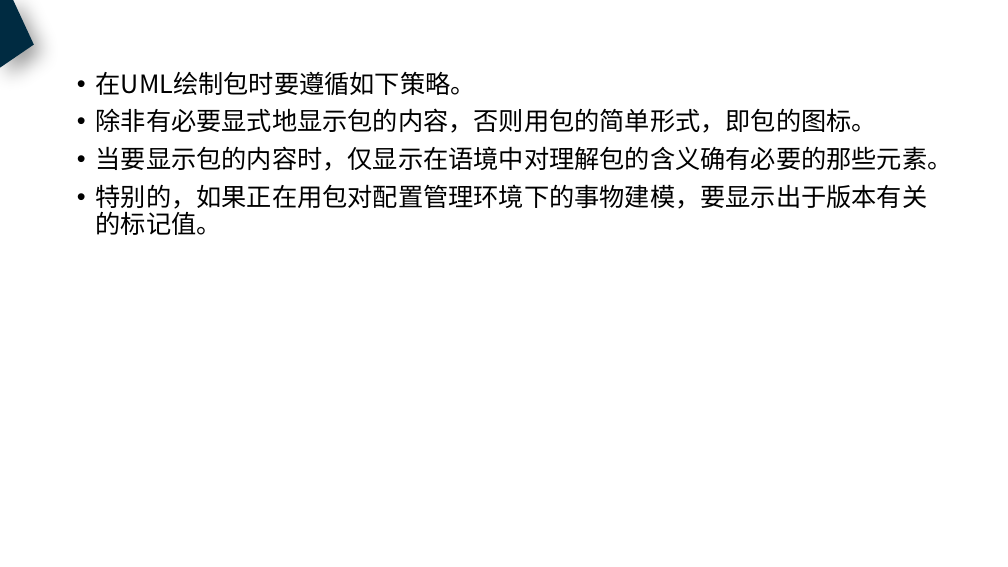
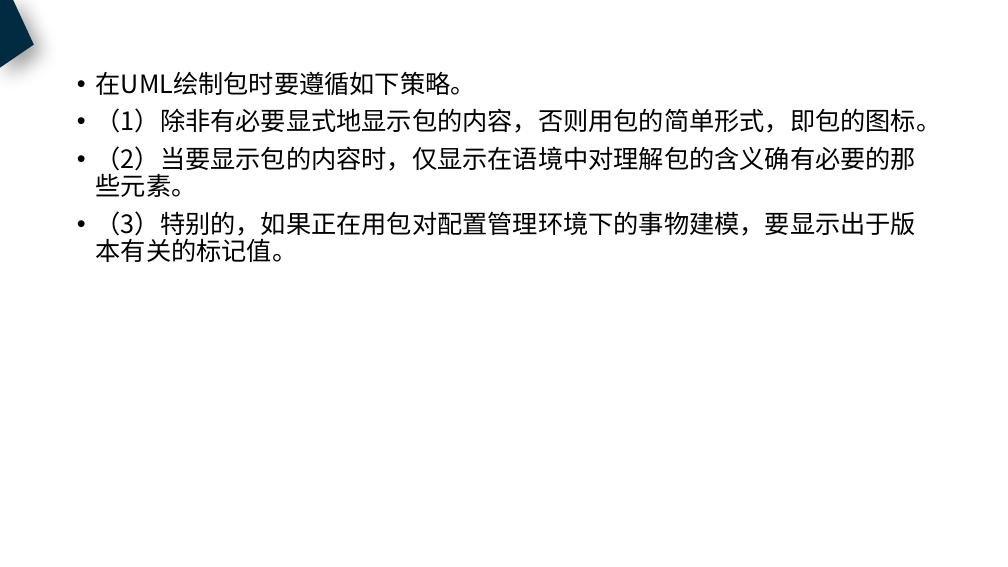
Before and after one commit to PRD2018-G18/PRD2018, a slide deck: slide 44 of 非受控文档/过程文档/UML基础3/UML基础3.pptx. Drawn at 1008x567 pixels with LibreOffice and Linux fonts; fonts in the diff are those of the drawing. Boxes give left, top, right and bottom in pixels: in the first picture for what was removed or moved away, otherwise in the second. Text is boxed around its words. In the diff, an @@ line names an element or a change of style, - is before the commit and + after.

```diff
--- a/非受控文档/过程文档/UML基础3/UML基础3.pptx
+++ b/非受控文档/过程文档/UML基础3/UML基础3.pptx
@@ text at [96,108,942,262]: text changed @@
-• 除非有必要显式地显示包的内容，否则用包的简单形式，即包的图标。
-• 当要显示包的内容时，仅显示在语境中对理解包的含义确有必要的那些元素。
-• 特别的，如果正在用包对配置管理环境下的事物建模，要显示出于版本有关的标记值。
+• （1）除非有必要显式地显示包的内容，否则用包的简单形式，即包的图标。
+• （2）当要显示包的内容时，仅显示在语境中对理解包的含义确有必要的那些元素。
+• （3）特别的，如果正在用包对配置管理环境下的事物建模，要显示出于版本有关的标记值。
```
Also in this commit, not shown: 23 other slides changed, 1 slide added, 1 slide removed, 1 other file.
